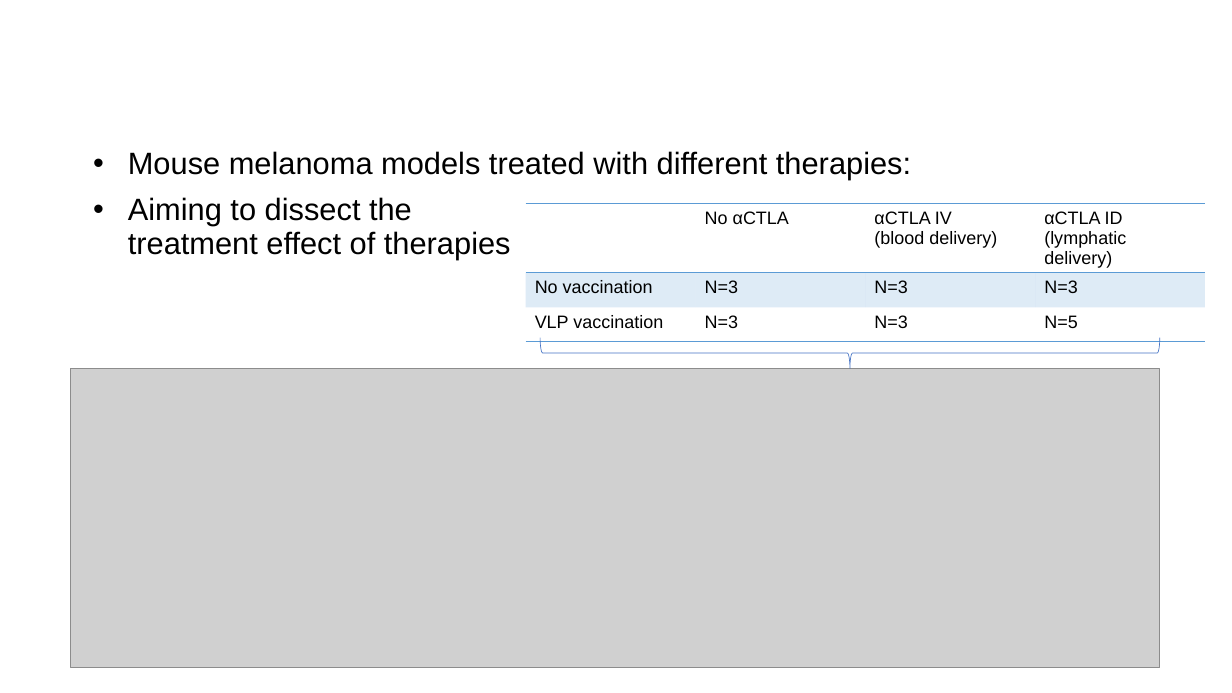
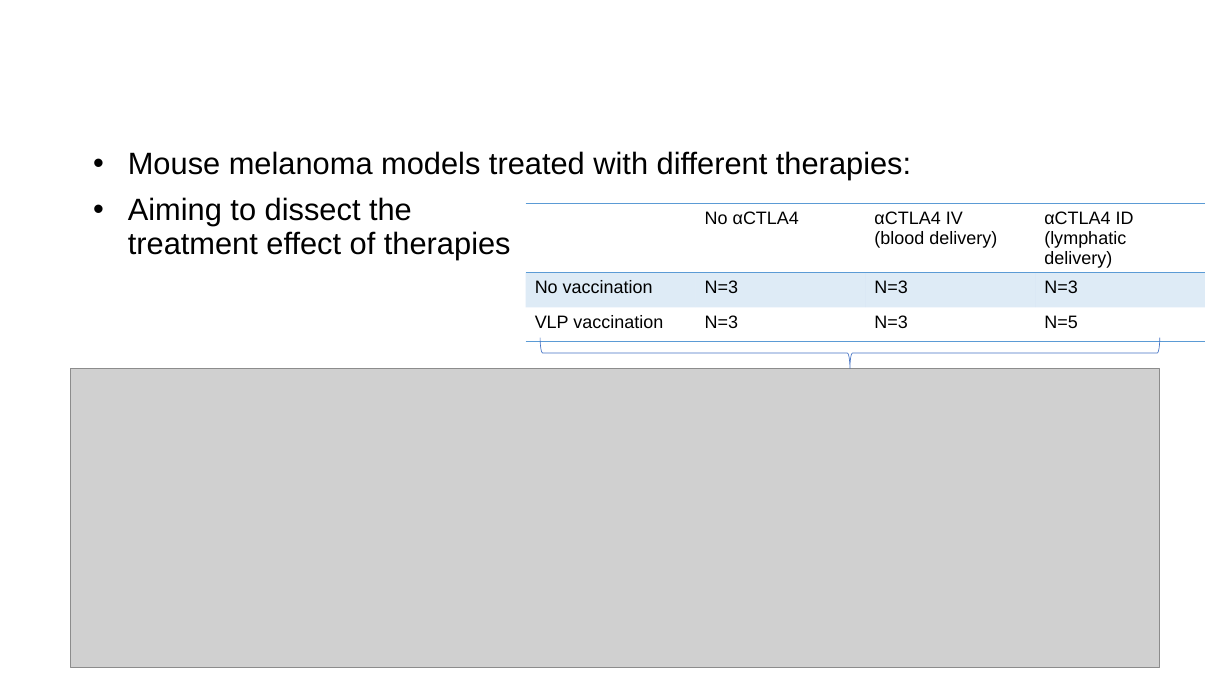
Before and after one commit to liuwd15/liuwd15.github.io, a slide deck: slide 4 of assets/presentations/QS seminar 2025.pptx. Drawn at 1232x693 pixels with LibreOffice and Linux fonts; fonts in the diff are those of the drawing; grey boxes stand for pictures; background and template pictures are left out. Boxes give left, top, right and bottom in pixels: in the first picture for what was removed or moved away, otherwise in the second. Text is boxed around its words. In the diff, an @@ line names an element or a change of style, - is before the commit and + after.

```diff
--- a/assets/presentations/QS seminar 2025.pptx
+++ b/assets/presentations/QS seminar 2025.pptx
@@ table at (526, 203, 1206, 332) @@
-row 1:  | No αCTLA | αCTLA IV / (blood delivery) | αCTLA ID / (lymphatic delivery)
+row 1:  | No αCTLA4 | αCTLA4 IV / (blood delivery) | αCTLA4 ID / (lymphatic delivery)
```
Also in this commit, not shown: 8 other slides changed, 1 slide added.
